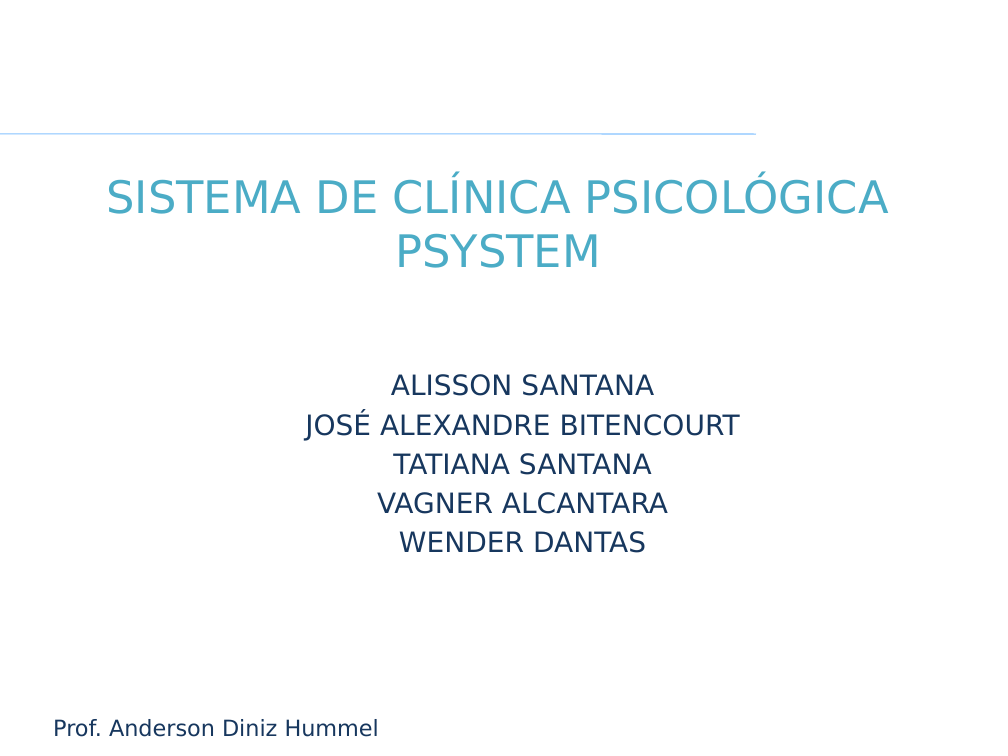
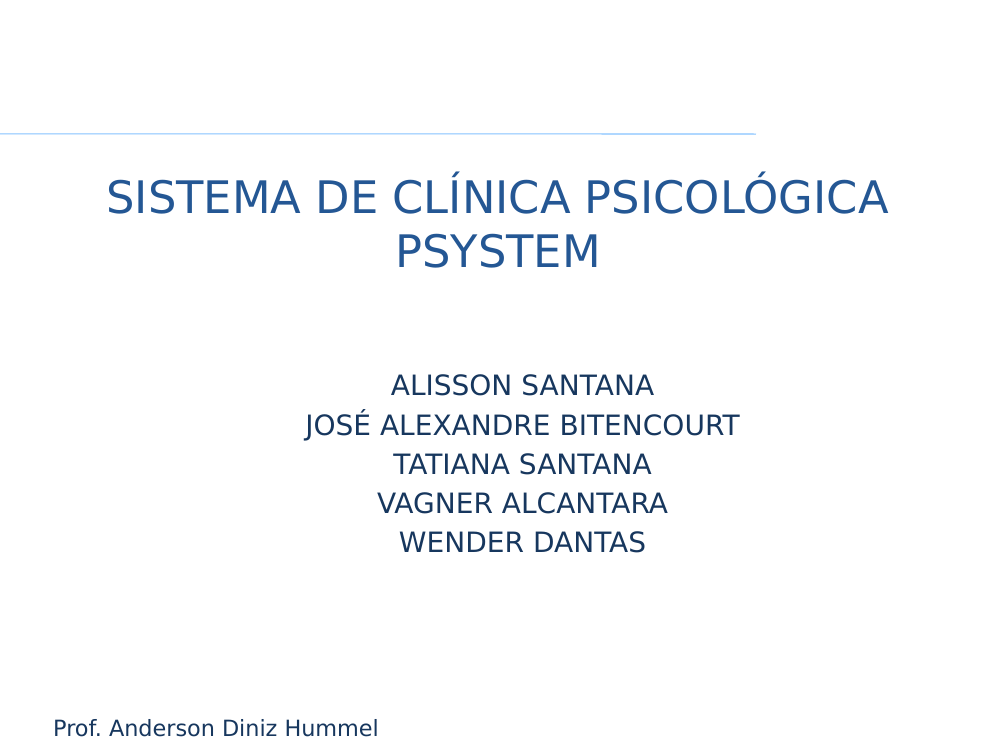
Before and after one commit to VagnerAlcantara/TCC, a slide deck: slide 1 of TCC/5º Encontro/2017-Apresentacao Psystem.pptx. Drawn at 1008x756 pixels with LibreOffice and Linux fonts; fonts in the diff are those of the drawing; background and template pictures are left out. Boxes give left, top, right and bottom in pixels: in the first picture for what was removed or moved away, otherwise in the second. Text is boxed around its words. In the diff, an @@ line names an element or a change of style, - is before the commit and + after.

```diff
--- a/TCC/5º Encontro/2017-Apresentacao Psystem.pptx
+++ b/TCC/5º Encontro/2017-Apresentacao Psystem.pptx
@@ title "SISTEMA DE CLÍNICA PSICOLÓGICA PSYSTEM" at [107, 177, 889, 268]: text colour gradient #215968 to #4BACC6 to #93CDDD to #245794 @@
```
Also in this commit, not shown: 17 other slides changed, 5 slides added, 4 slides removed, 2 other files.
